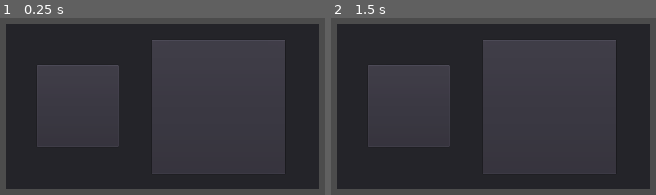
Above: before the commit, frames 1-2 (left to right).
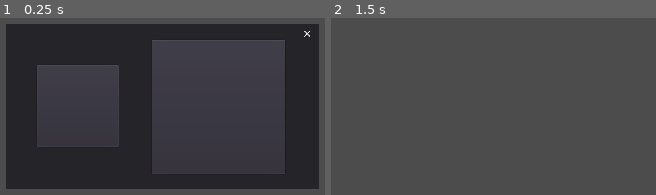
Above: after the commit, the same moments.

Repository: EveningStar05/simple-point-and-click
Game: Godot game, scene res://Scenes/Inventory/Item_Description/Item-description-base.tscn
Two runs of this game, one before a commit and one after it. Both use one fixed random seed, a clock stepped at 60 frames per second and the inputs below. This scene is started directly instead of the project's main scene.
Inputs (mouse positions are in pixels of both pictures, inside the frame that each line leads up to):
- Up to frame 1 (0.25 s): no input
- Up to frame 2 (1.5 s): tap Enter at 0.5 s; move the mouse to (outside the picture) at 0.52 s; press the mouse at (outside the picture) at 0.53 s; release the mouse at (outside the picture) at 1.25 s; tap Space at 1.25 s; drag from (334, 127) to (outside the picture) at 1.27 s

The runs differ from the first frame. In frame 1, less than 0.1% of the frame differs, in the area x 93-96%, y 7-11%; in frame 2, 47%, in the area x 1-99%, y 3-97%.

Commit message:
simplified inventory script, added inspect item window scene and script. it's working

Diff:
--- a/Main.gd
+++ b/Main.gd
@@ -4,17 +4,15 @@
 onready var player = get_node("Player")
 onready var canvas_layer = get_node("CanvasLayer")
 
-var start_dialog = false
-
 func _ready():
 	Global.connect("start_dialog", self, "_on_start_dialog")
 
-
 func _on_start_dialog(item_name):
-	canvas_layer.add_child(dialog_box)
-	dialog_box.set_dialog(item_name)
+	canvas_layer.add_child(dialog_box) # set the dialog box as the child of canvas layer
+	dialog_box.set_dialog(item_name) # pass the data to set_dialog function
+	get_tree().paused = true # pause the tree, the dialog box pause mode is set to process.
 
 func _process(_delta):
-	if player.moving and is_instance_valid(dialog_box):
-		if dialog_box.is_inside_tree():
-			canvas_layer.remove_child(dialog_box)
+	# remove the dialog box when the player moves.
+	if player.moving and dialog_box.is_inside_tree():
+		canvas_layer.remove_child(dialog_box)
--- a/Player.gd
+++ b/Player.gd
@@ -8,11 +8,7 @@
 
 onready var camera2d = $Camera2D
 onready var animation_player = $AnimationPlayer
-var item_interaction = null
 
-func _ready():
-	$PlayerRadar.connect("body_entered", self, "_on_body_entered")
-	$PlayerRadar.connect("body_exited", self, "_on_body_exited")
 
 func _unhandled_input(event):
 	if event is InputEventMouseButton and event.is_action_pressed("click"):
@@ -27,18 +23,8 @@
 	else:
 		moving = false
 
-#	===================================================
-#	TODO:
-#		add clamp: limit is on the edges of the tilemap
-#	===================================================
-
+	# flipping the character.
 	if target.x < position.x:
 		scale.x = scale.y * -1
 	elif target.x > position.x:
 		scale.x = scale.y * 1
-
-func _on_body_entered(body):
-	item_interaction = body
-
-func _on_body_exited(_body):
-	item_interaction = null
--- a/Scenes/Inventory/Item_Description/Item-description-base.gd
+++ b/Scenes/Inventory/Item_Description/Item-description-base.gd
@@ -1,4 +1,16 @@
 extends Panel
 
+onready var item_texture = get_node("PanelContainer/TextureRect")
+onready var item_label = get_node("PanelContainer/TextureRect/Label")
+onready var item_description = get_node("PanelContainer2/RichTextLabel")
+
+func set_item_description(item_name, text, texture):
+	item_label.text = item_name
+	item_description.text = text[0]
+	item_texture.texture = load(texture)
+
 func _on_Close_pressed() -> void:
-	queue_free()
+	get_tree().paused = false # unpause the tree
+	get_parent().remove_child(self) # remove the inspect item window, I am using
+#	I am using remove_child instead of queue_free because I'm going to re-adding
+#	it everytime the player interacts (double click) with the inventory
--- a/Scenes/Inventory/Item_Description/Item-description-base.tscn
+++ b/Scenes/Inventory/Item_Description/Item-description-base.tscn
@@ -1,5 +1,7 @@
-[gd_scene load_steps=5 format=2]
+[gd_scene load_steps=7 format=2]
 
+[ext_resource path="res://Scenes/Inventory/Item_Description/Item-description-base.gd" type="Script" id=1]
+[ext_resource path="res://Assets/Texture/Google/UI actions/Close.png" type="Texture" id=2]
 [ext_resource path="res://Assets/Fonts/Carlito/Carlito-Bold.ttf" type="DynamicFontData" id=4]
 [ext_resource path="res://Assets/Fonts/Oswald/static/Oswald-Regular.ttf" type="DynamicFontData" id=5]
 
@@ -13,6 +15,7 @@
 font_data = ExtResource( 5 )
 
 [node name="PopupWindowPanel" type="Panel"]
+pause_mode = 2
 anchor_left = 0.5
 anchor_top = 0.5
 anchor_right = 0.5
@@ -21,12 +24,15 @@
 margin_top = -198.0
 margin_right = 375.5
 margin_bottom = 198.0
+mouse_filter = 2
+script = ExtResource( 1 )
 
 [node name="Close" type="TextureButton" parent="."]
 margin_left = 568.0
 margin_top = -131.0
 margin_right = 879.0
 margin_bottom = 180.0
+texture_normal = ExtResource( 2 )
 expand = true
 stretch_mode = 3
 
--- a/Scenes/Inventory/Scripts/Inventory-script.gd
+++ b/Scenes/Inventory/Scripts/Inventory-script.gd
@@ -1,4 +1,6 @@
 extends Control
+
+var inspect_item_window = preload("res://Scenes/Inventory/Item_Description/Item-description-base.tscn").instance()
 
 # Nodes
 onready var main_node = get_parent() # World
@@ -11,6 +13,19 @@
 
 func _ready():
 	panel.hide()
+	for slots in slot_item:
+		slots.get_node("Item").connect("inspect_item", self, "_on_inspect_item")
+
+func _on_inspect_item(slot_index):
+#	get the data from item-list.json file
+	var get_item = Inventory.inventory_list[slot_index]
+	var get_item_description = Inventory.item_data[get_item]["description"]
+	var get_item_texture = Inventory.item_data[get_item]["texture-path"]
+
+	add_child(inspect_item_window)
+	get_tree().paused = true # set the panel Puse Mode to Process
+
+	inspect_item_window.set_item_description(get_item, get_item_description, get_item_texture)
 
 # Toggle button
 func _on_ToggleButton_toggled(button_pressed)-> void:
--- a/Scenes/Inventory/Scripts/Inventory.gd
+++ b/Scenes/Inventory/Scripts/Inventory.gd
@@ -1,9 +1,10 @@
 extends Node
 
-#TODO:
-#	Adjust the script to the current project.
-#	Connecting with interaction system -> adding items to the inventory.
-#	adjust the jason file values to the current project. using rhe current assets
+#	TODO:
+#	Fix extend_slot
+#	Fix inspect item:
+#		create the panel
+#		fix the code.
 
 # Inventory features:
 # 1. Add item: players can add item to the inventory
@@ -58,10 +59,3 @@
 func remove_item(item_index: int):
 	inventory_list[item_index] = null
 	emit_signal("display_item_to_inventory", item_index, null)
-
-func swap_item(item_index: int, target_item_index: int) -> void: # item_index: data[origin-item-index], target_item_index: data[target_item_index]
-	var targetItem = inventory_list[target_item_index]
-	var current_item = inventory_list[item_index]
-
-	inventory_list[item_index] = targetItem
-	inventory_list[target_item_index] = current_item
--- a/Scenes/Inventory/Scripts/Item-slot.gd
+++ b/Scenes/Inventory/Scripts/Item-slot.gd
@@ -6,9 +6,9 @@
 	Inventory.connect("display_item_to_inventory", self, "_on_display_item_to_inventory")
 
 func _gui_input(event) -> void: # detecting mouse clicks, for inspecting item
-	var item_index = get_index()
+	var item_index = get_parent().get_index()
 	if event is InputEventMouseButton:
-		if event.doubleclick: # double click item to inspect
+		if event.doubleclick and self.texture != null: # double click item to inspect
 			emit_signal("inspect_item", item_index)
 
 func _on_display_item_to_inventory(index: int, texture_path) -> void: # sets the display
@@ -26,7 +26,7 @@
 	data["origin_node"] = get_parent()
 	data["origin_node_index"] = data["origin_node"].get_index()
 
-	if self != null and self.texture != null: # if the slot is not empty
+	if self.texture != null: # if the slot is not empty
 		data["origin-item-name"] = Inventory.inventory_list[data["origin_node_index"]]
 		data["origin_texture"] = texture
 
@@ -52,13 +52,8 @@
 
 	data["target_slot"] = get_parent()
 	data["target_slot_index"] = data["target_slot"].get_index()
-
-	if data["target_slot"].texture == null: # if the target slot is empty, we're moving the item.
-		data["target_item_name"] = null
-		data["target_texture"] = texture
-	else:
-		data["target_item_name"] = Inventory.inventory_list[data["target_slot_index"]] # set the target name from the inventory list
-		data["target_texture"] = texture
+	data["target_item_name"] = Inventory.inventory_list[data["target_slot_index"]] # set the target name from the inventory list
+	data["target_texture"] = texture
 
 	if Inventory.item_data.has(data["origin-item-name"]): # if the draggable data exist in the dictionary
 		if Inventory.item_data[data["origin-item-name"]]["craftable-item"]["item-name"] == data["target_item_name"]:
--- a/Scenes/UI/Dialog Box/DialogBoxPlayer.gd
+++ b/Scenes/UI/Dialog Box/DialogBoxPlayer.gd
@@ -5,8 +5,8 @@
 onready var tween = get_node("NinePatchRect/Tween")
 onready var dialog_index = 0
 
-#func _ready():
-#	tween.connect("tween_completed", self, "_on_tween_completed")
+func _ready():
+	tween.connect("tween_completed", self, "_on_tween_completed")
 
 func set_dialog(item_name):
 	var keys = dialog_text_data.keys()
@@ -26,5 +26,5 @@
 		get_text, "percent_visible", 0, 1, 1, Tween.TRANS_LINEAR, Tween.EASE_IN_OUT)
 	tween.start()
 
-#func _on_tween_completed(object, key):
-#	Global.dialog_start = false
+func _on_tween_completed(object, key):
+	get_tree().paused = false
--- a/Scenes/UI/Dialog Box/DialogBoxPlayer.tscn
+++ b/Scenes/UI/Dialog Box/DialogBoxPlayer.tscn
@@ -10,6 +10,7 @@
 font_data = ExtResource( 3 )
 
 [node name="DialogBoxPlayer" type="Control"]
+pause_mode = 2
 anchor_left = 0.5
 anchor_right = 0.5
 mouse_filter = 2
